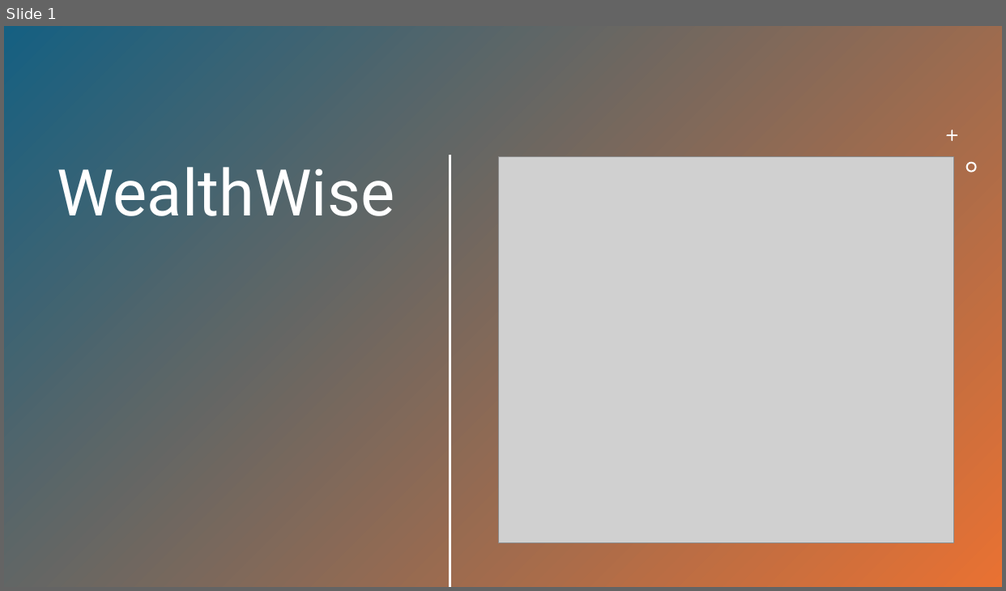
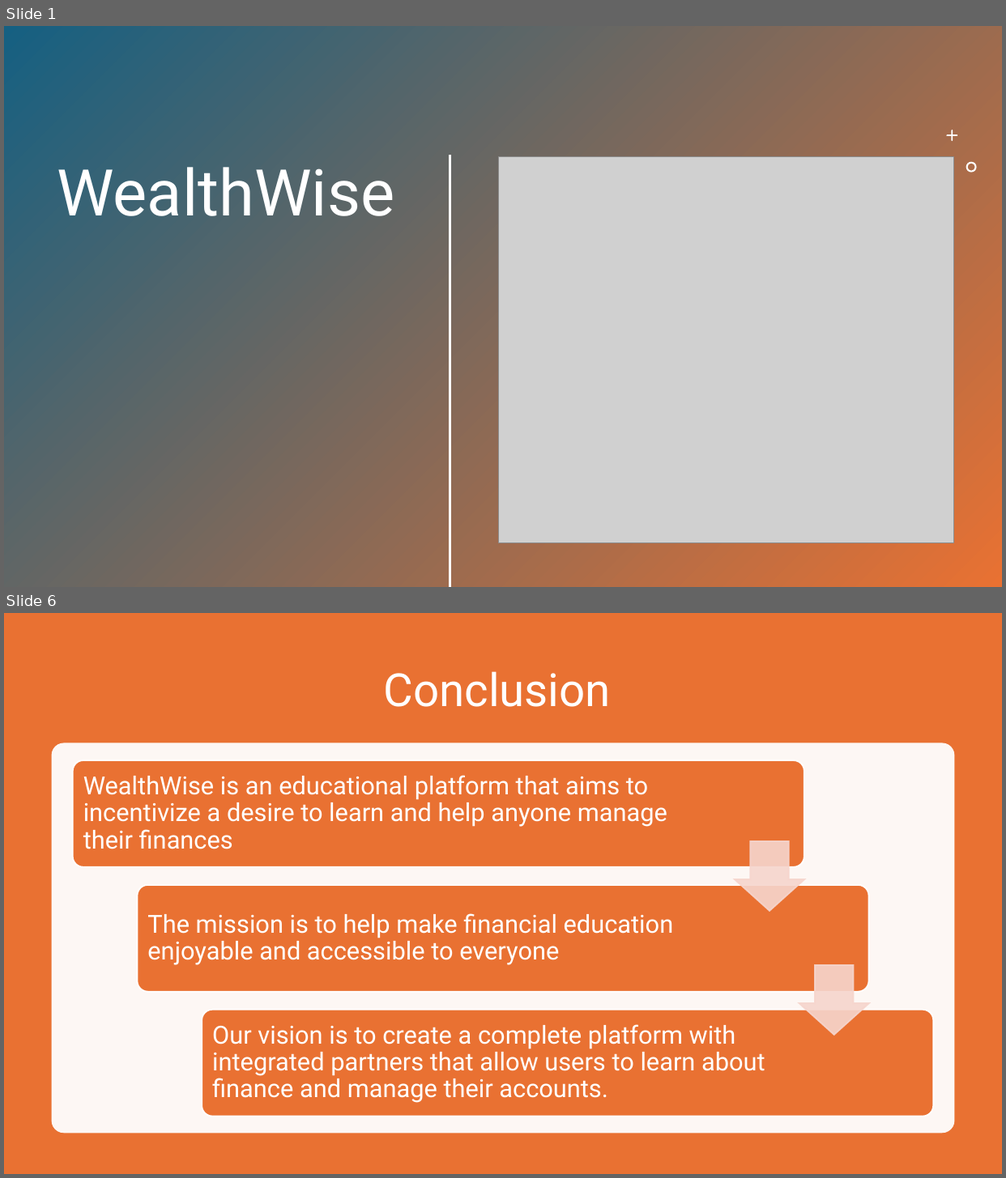
Before and after one commit to WealthWise-Hackathon/IBMHackathon, a slide deck: resources/WealthWise.pptx. Shown one above the other, each under a label of ours: slide 1 before the commit, slides 1 and 6 after it; the slides between them are not shown. The pictures are 1006x591 and 1006x1178 pixels, drawn with LibreOffice and Linux fonts; fonts in the diff are those of the drawing; grey boxes stand for pictures. Boxes give left, top, right and bottom in pixels: in the first picture for what was removed or moved away, otherwise in the second. Text is boxed around its words. In the diff, an @@ line names an element or a change of style, - is before the commit and + after.

```diff
--- a/resources/WealthWise.pptx
+++ b/resources/WealthWise.pptx
@@ slide 6 added at [4,613,1002,1174], background #FFFFFF @@
@@ rectangle added at [4,613,1002,1174], fill #E97132 @@
@@ title added at [383,671,611,707], 44 pt, text #FFFFFF @@
+Conclusion
@@ rounded rectangle added at [51,743,955,1133], fill #FFFFFF at 95% opacity @@
@@ group added at [73,760,934,1117]: 3 rounded rectangles, 3 texts, 2 down arrows @@
+WealthWise is an educational platform that aims to incentivize a desire to learn and help anyone manage their finances
+The mission is to help make financial education enjoyable and accessible to everyone
+Our vision is to create a complete platform with integrated partners that allow users to learn about finance and manage their accounts.
```
Also in this commit, not shown: 4 other slides added, 5 slides removed.
